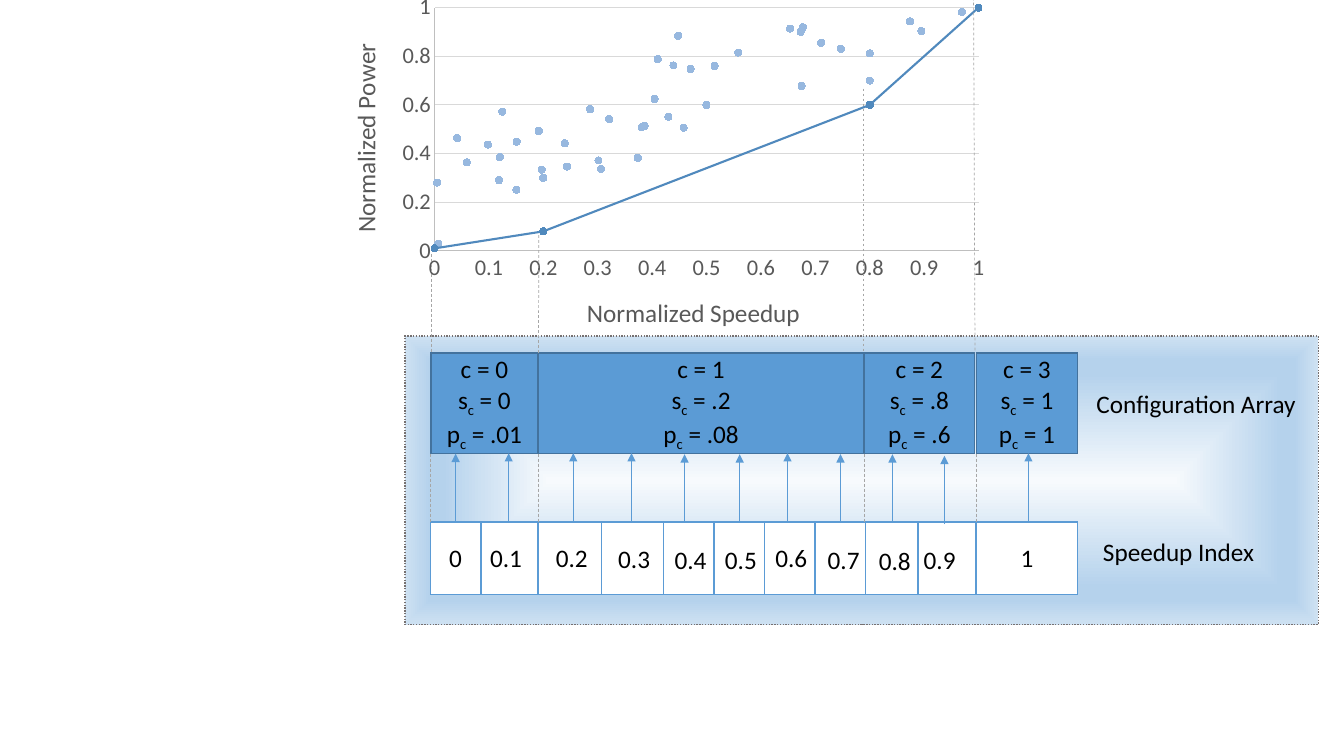
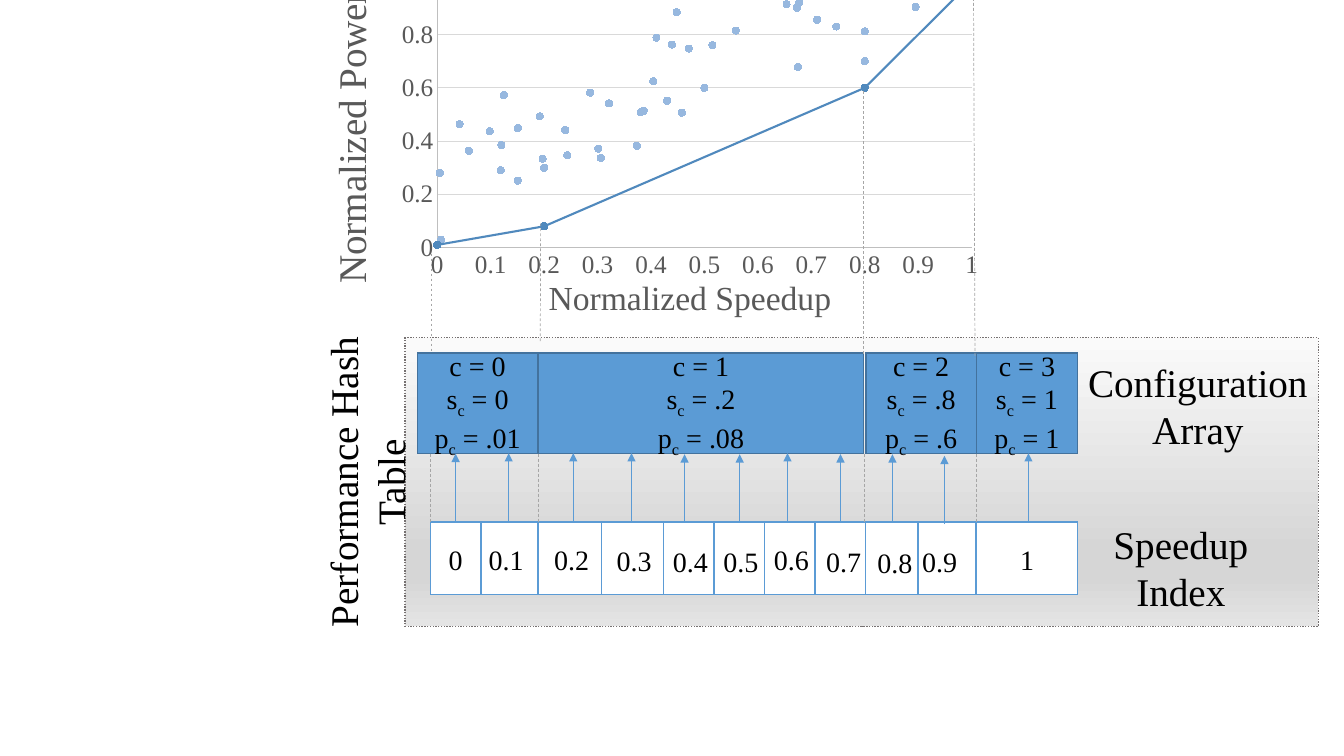
Before and after one commit to nmishra8/ASPLOS-17, a slide deck: slide 4 of figures/Mobile.pptx (slide 3 before the commit). Drawn at 1344x756 pixels with LibreOffice and Linux fonts; fonts in the diff are those of the drawing. Boxes give left, top, right and bottom in pixels: in the first picture for what was removed or moved away, otherwise in the second. Text is boxed around its words. In the diff, an @@ line names an element or a change of style, - is before the commit and + after.

```diff
--- a/figures/Mobile.pptx
+++ b/figures/Mobile.pptx
@@ scatter lines chart at [316, 0, 998, 329] @@
@@ legend changed @@
@@ category axis changed @@
@@ value axis changed @@
@@ plot area changed @@
@@ lettering changed @@
@@ scatter lines chart: place and size @@
-scatter lines chart at [326, 0, 998, 354]
+scatter lines chart at [316, 0, 998, 329]
@@ line moved from (974, 0) - (975, 353) to (974, 0) - (975, 358) @@
@@ line moved from (864, 89) - (864, 353) to (864, 91) - (864, 356) @@
@@ line moved from (539, 235) - (538, 353) to (540, 224) - (540, 341) @@
@@ text added at [323, 345, 413, 621], 28 pt, text #000000 @@
+Performance Hash Table
@@ rectangle at [405, 338, 1319, 626]: fill gradient #F7FAFD to #B5D2EC to #CEE1F2 to gradient #FAFAFA to #D7D7D7 to #E4E4E4 @@
@@ size 18 to 20 pt, font Calibri to Times New Roman in 15 elements at [538, 353, 864, 454], [977, 353, 1078, 454], [866, 353, 976, 454], [489, 551, 524, 571], [554, 551, 589, 571], [617, 552, 652, 572], [673, 553, 708, 573], [723, 553, 758, 573], [826, 553, 861, 573], [877, 554, 912, 574], [922, 553, 957, 573], [1020, 551, 1034, 570], [774, 551, 809, 571], [449, 551, 463, 571], [417, 353, 538, 454] @@
@@ rectangle "c = 0": place and size @@
-rectangle "c = 0" at [432, 353, 538, 454]
+rectangle "c = 0" at [417, 353, 538, 454]
@@ text "Configuration Array": place and size @@
-text "Configuration Array" at [1096, 395, 1296, 418]
+text "Configuration Array" at [1088, 369, 1308, 451]
@@ text "Configuration Array" at [1088, 369, 1308, 451]: size 18 to 28 pt, font Calibri to Times New Roman @@
@@ text "Speedup Index" at [1113, 531, 1248, 607]: size 18 to 28 pt, font Calibri to Times New Roman @@
@@ text "Speedup Index": place and size @@
-text "Speedup Index" at [1103, 543, 1254, 565]
+text "Speedup Index" at [1113, 531, 1248, 607]
```
Also in this commit, not shown: 1 other slide changed, 1 slide added, 18 other files.
